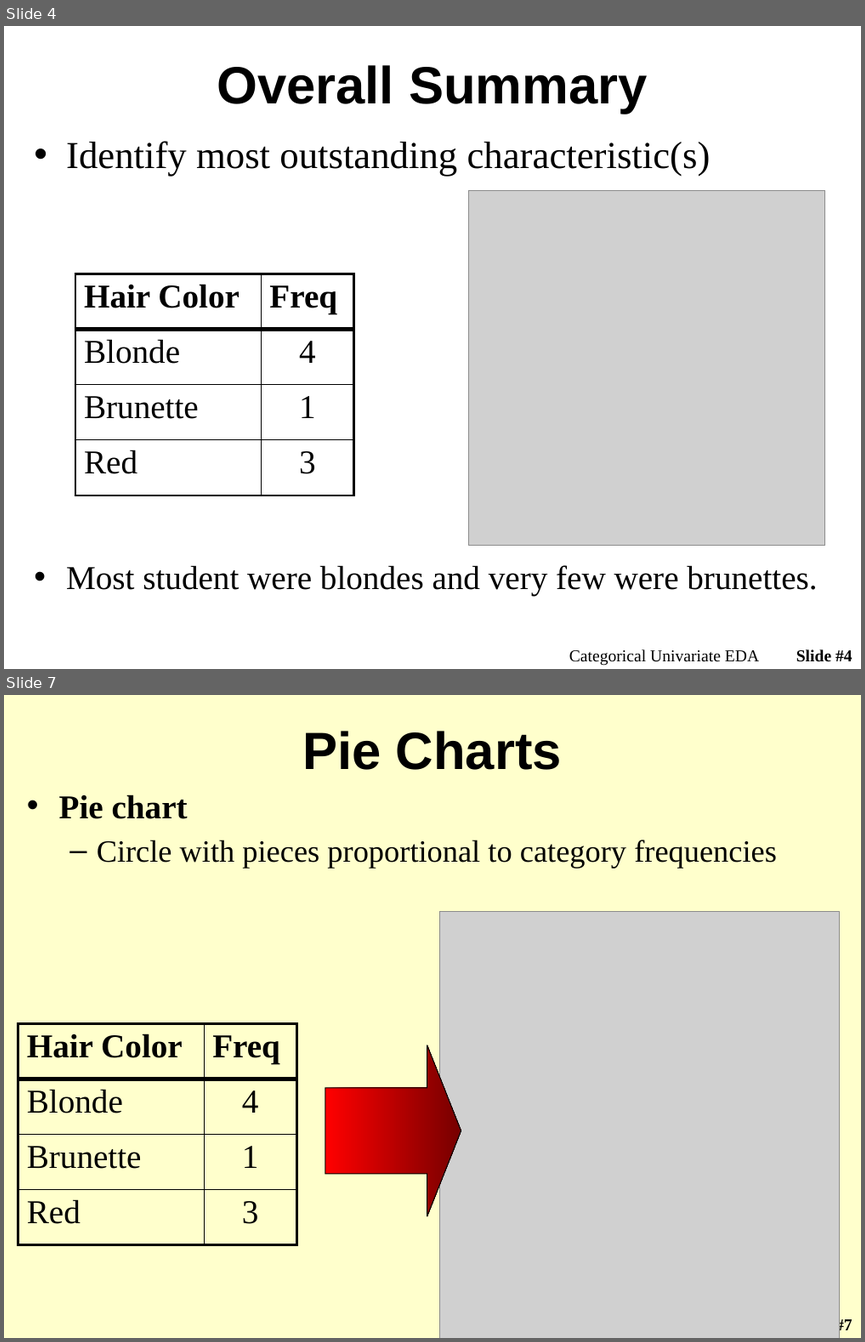
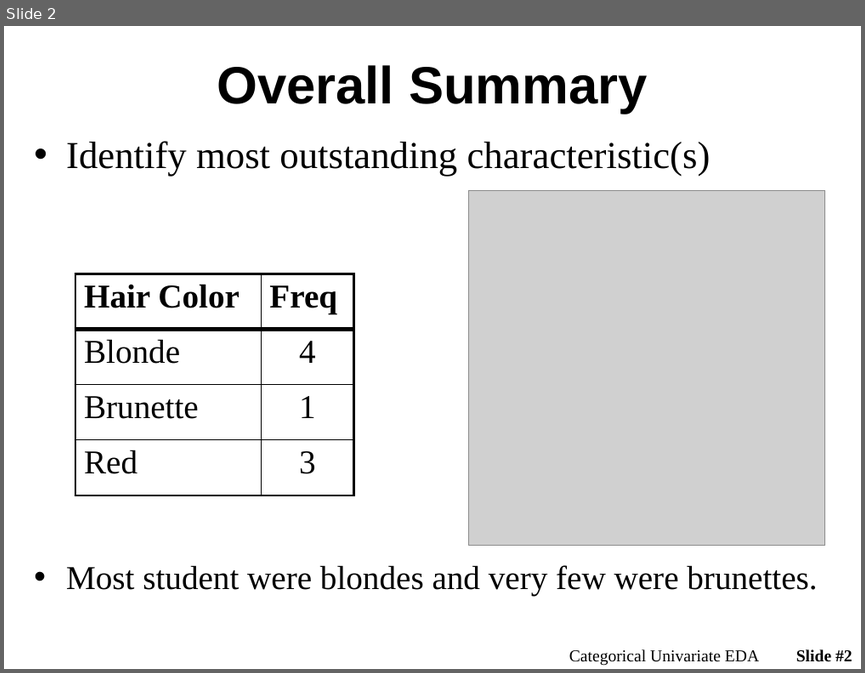
Before and after one commit to droglenc/NCMTH107, a slide deck: modules/UnivEDA_Categorical/PPT.pptx. Shown one above the other, each under a label of ours: slides 4 and 7 before the commit, slide 2 after it; the slides between them are not shown. The pictures are 865x1342 and 865x673 pixels, drawn with LibreOffice and Linux fonts; fonts in the diff are those of the drawing; grey boxes stand for pictures; background and template pictures are left out. Boxes give left, top, right and bottom in pixels: in the first picture for what was removed or moved away, otherwise in the second. Text is boxed around its words. In the diff, an @@ line names an element or a change of style, - is before the commit and + after.

```diff
--- a/modules/UnivEDA_Categorical/PPT.pptx
+++ b/modules/UnivEDA_Categorical/PPT.pptx
@@ slide 7 removed at [4,695,861,1338], background picture (left out) @@
@@ title removed at [302,731,562,770] @@
-Pie Charts
@@ text removed at [59,794,777,868] @@
-• Pie chart
-  – Circle with pieces proportional to category frequencies
@@ picture removed at [439,911,840,1338] @@
@@ table removed at [18,1023,297,1244], 4 rows, 2 columns @@
-Hair Color | Freq
-Blonde | 4
-Brunette | 1
-Red | 3
@@ right arrow removed at [325,1044,460,1216] @@
@@ page number removed at [835,1317,852,1334] @@
-Slide #7
@@ what was slide 4 is now slide 2 @@
@@ page number at [796,649,852,662]: text changed @@
-Slide #4
+Slide #2
```
Also in this commit, not shown: 2 slides changed, 6 other slides removed, 2 other files.
